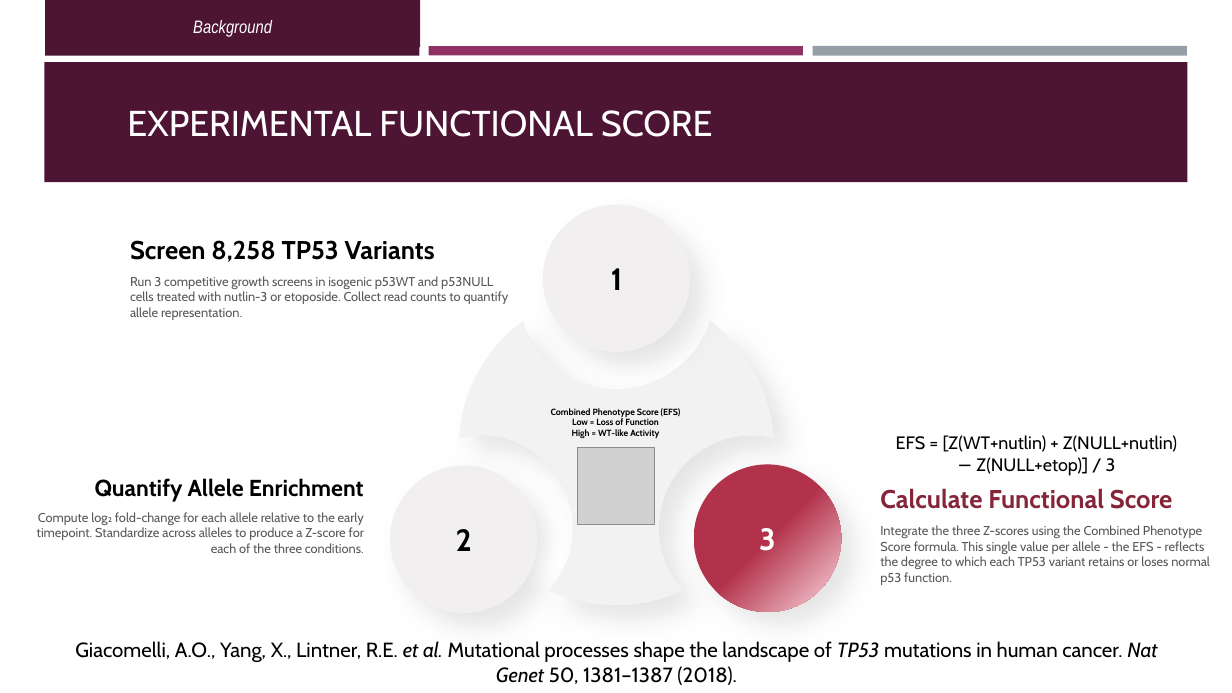
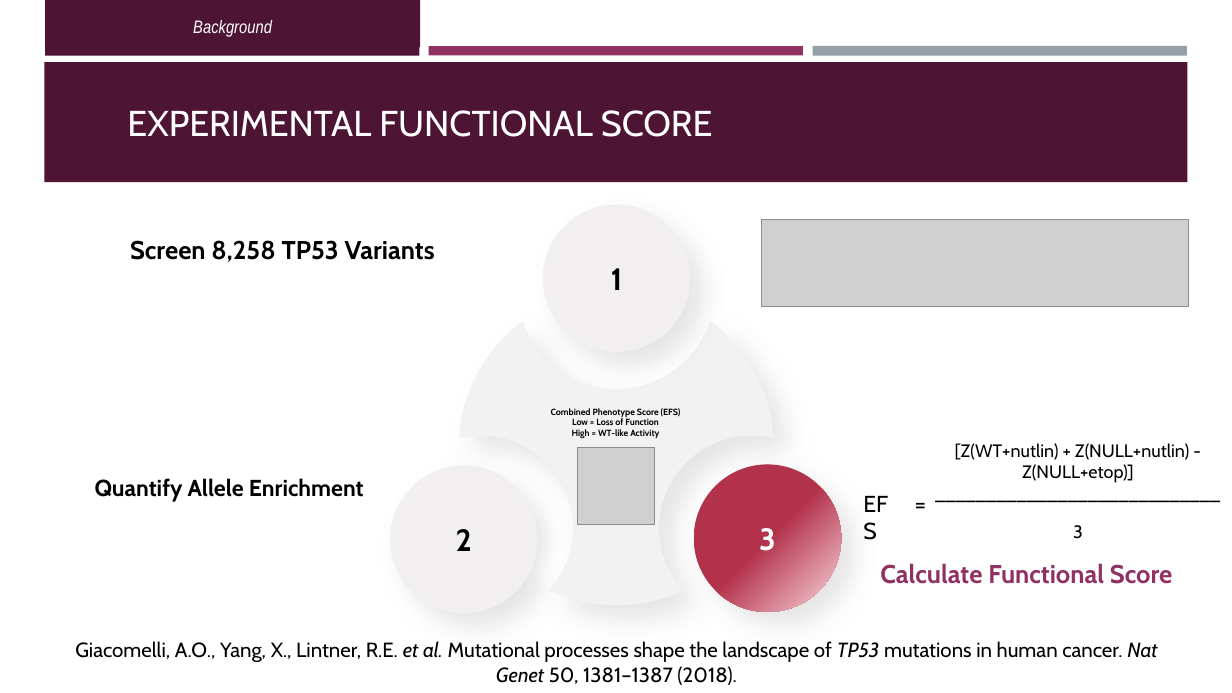
Before and after one commit to OrnitB/cancer_bioinformatics, a slide deck: slide 6 of project/project_background/Final Project Presentation - Ornit - Cancer Bioinfo March 2026.pptx. Drawn at 1232x693 pixels with LibreOffice and Linux fonts; fonts in the diff are those of the drawing; grey boxes stand for pictures. Boxes give left, top, right and bottom in pixels: in the first picture for what was removed or moved away, otherwise in the second. Text is boxed around its words. In the diff, an @@ line names an element or a change of style, - is before the commit and + after.

```diff
--- a/project/project_background/Final Project Presentation - Ornit - Cancer Bioinfo March 2026.pptx
+++ b/project/project_background/Final Project Presentation - Ornit - Cancer Bioinfo March 2026.pptx
@@ picture added at (762, 219, 1189, 306) @@
@@ text removed at (130, 276, 509, 320) @@
-Run 3 competitive growth screens in isogenic p53WT and p53NULL cells treated with nutlin-3 or etoposide. Collect read counts to quantify allele representation.
@@ text at (955, 443, 1189, 483): text changed @@
-EFS = [Z(WT+nutlin) + Z(NULL+nutlin) − Z(NULL+etop)] / 3
+[Z(WT+nutlin) + Z(NULL+nutlin) - Z(NULL+etop)]
+____________________________
+3
@@ text added at (906, 484, 938, 521), 18 pt, text #000000 @@
+=
@@ text removed at (37, 512, 364, 553) @@
-Compute log₂ fold-change for each allele relative to the early timepoint. Standardize across alleles to produce a Z-score for each of the three conditions.
@@ text removed at (880, 525, 1210, 585) @@
-Integrate the three Z-scores using the Combined Phenotype Score formula. This single value per allele - the EFS - reflects the degree to which each TP53 variant retains or loses normal p53 function.
@@ text "Calculate Functional Score": place and size @@
-text "Calculate Functional Score" at (880, 488, 1173, 509)
+text "Calculate Functional Score" at (880, 563, 1173, 584)
@@ text "Calculate Functional Score" at (880, 563, 1173, 584): text colour #852638 to #903063 @@
```
Also in this commit, not shown: 14 other slides changed, 5 other files.
